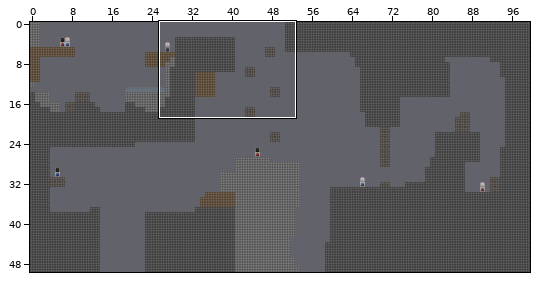
Two states of a Tiled map, StarBattle_InGameClient/resource/maps/testmap.tmx. Above: a wide view before the commit, with the close-up outlined.
Close-up. Before the commit:
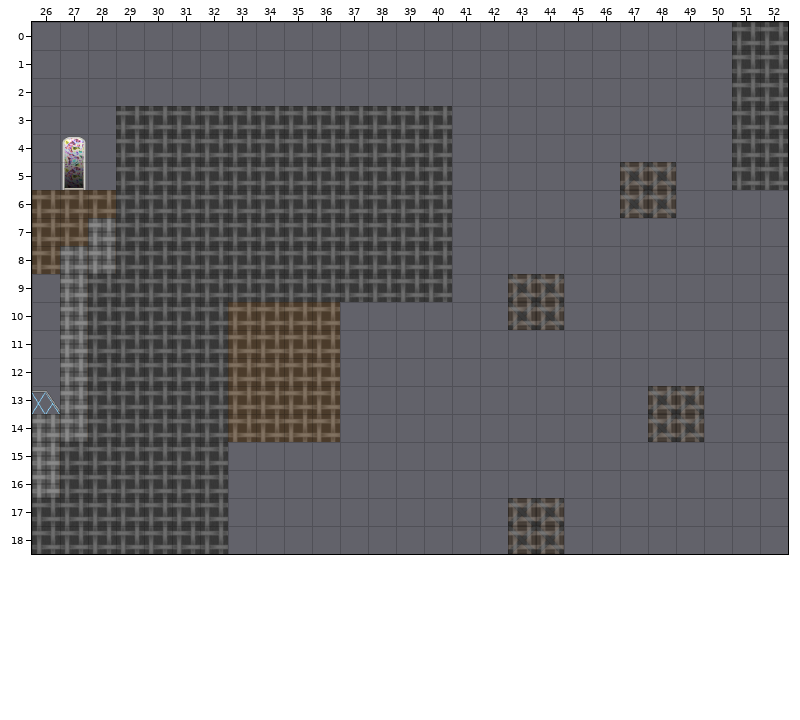
Cells are 64x64 px. Shown: x 26..52, y 0..18. The commit also changed other parts of the map, which this record leaves out.
After the commit:
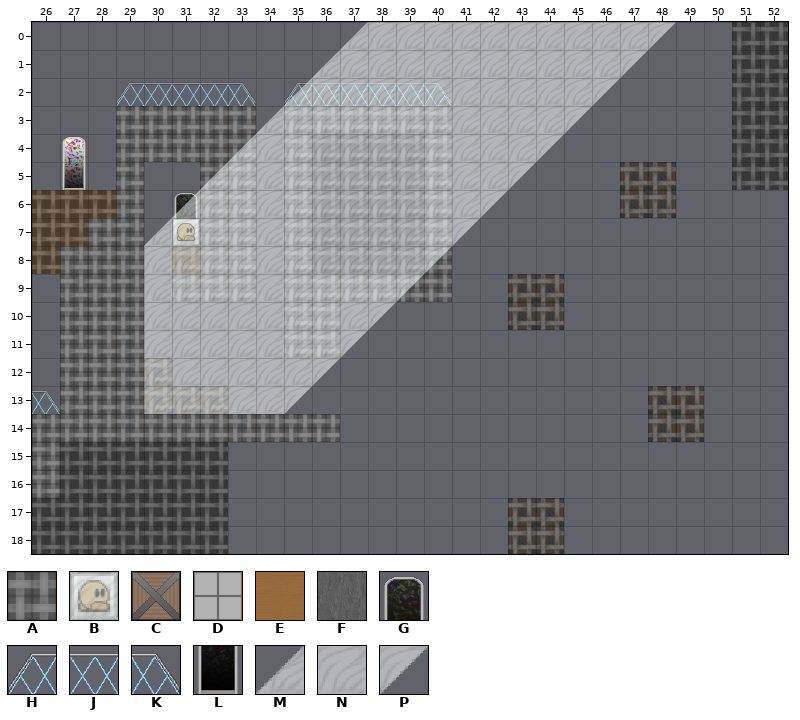
Key: from "Game": A 0, B 1; from "blocks": C 1, D 2, E 3, F 4, G 16, H 18, J 19, K 20, L 32, M 48, N 65, P 82.
_ is an empty cell, . an unchanged one.
Tiles of an added or newly shown layer are drawn over the layers below it.
See-through tiles are keyed as they look on the map.
Changes in this commit:
--- layer "blocks"
@@ x 28..40 @@
- 2 ._____.______
- 3 .FFFFFFFFFFFF
- 4 .FFFFFFF....F
- 5 .FFFFFFF....F
- 6 .FFFFFFF....F
- 7 .FFFFFFF....F
- 8 .FFFFFFF....F
- 9 FFFFFFFFFFFFF
-10 FFFFFEEEE....
-11 FFFFFEEEE....
-12 FFFFFEEEE....
-13 FFFFFEEEE....
-14 FFFFFEEEE....
+ 2 .HJJJK.HJJJJK
+ 3 .DDDDD_DDDDDD
+ 4 .DDDDD_D....D
+ 5 .D__DD_D....D
+ 6 .D_GDD_D....D
+ 7 .D_LDD_D....D
+ 8 .D_EDD_D....D
+ 9 DD_DDD_DDDDDD
+10 DD_____DD....
+11 DD_____DD....
+12 DDC______....
+13 DDCCC____....
+14 DDDDDDDDD....
--- layer "Game"
@@ x 30..36 @@
- 3 ....A..
- 4 ....A..
- 5 AA..A..
- 6 AA..A..
- 7 AA..A..
- 8 A...A..
- 9 A...A..
-10 AAAAA..
-11 AAAAA..
-12 .AAAAAA
-13 ...AAAA
+ 3 ...._..
+ 4 ...._..
+ 5 __.._..
+ 6 __.._..
+ 7 _B.._..
+ 8 _..._..
+ 9 _..._..
+10 _____..
+11 _____..
+12 .______
+13 ...____
--- layer "overlay" (added)
@@ x 30..48 @@
- 0 .......____________
- 1 ......____________.
- 2 .....____________..
- 3 ....____________...
- 4 ...____________....
- 5 ..____________.....
- 6 .____________......
- 7 ____________.......
- 8 ___________........
- 9 __________.........
-10 _________..........
-11 ________...........
-12 _______............
-13 ______.............
+ 0 .......MNNNNNNNNNNP
+ 1 ......MNNNNNNNNNNP.
+ 2 .....MNNNNNNNNNNP..
+ 3 ....MNNNNNNNNNNP...
+ 4 ...MNNNNNNNNNNP....
+ 5 ..MNNNNNNNNNNP.....
+ 6 .MNNNNNNNNNNP......
+ 7 MNNNNNNNNNNP.......
+ 8 NNNNNNNNNNP........
+ 9 NNNNNNNNNP.........
+10 NNNNNNNNP..........
+11 NNNNNNNP...........
+12 NNNNNNP............
+13 NNNNNP.............
Pixel boxes of the changes (left, top, right, bottom) in both close-ups:
changed: (88, 22, 676, 442)
